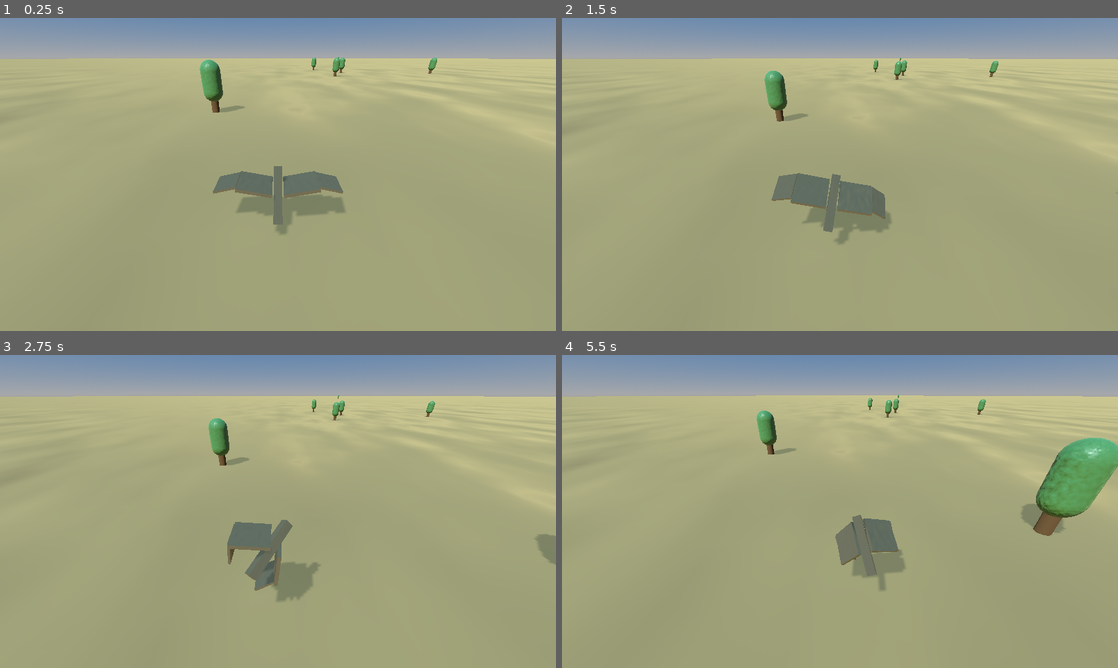
Above: before the commit, frames 1-4 (two rows, left to right).
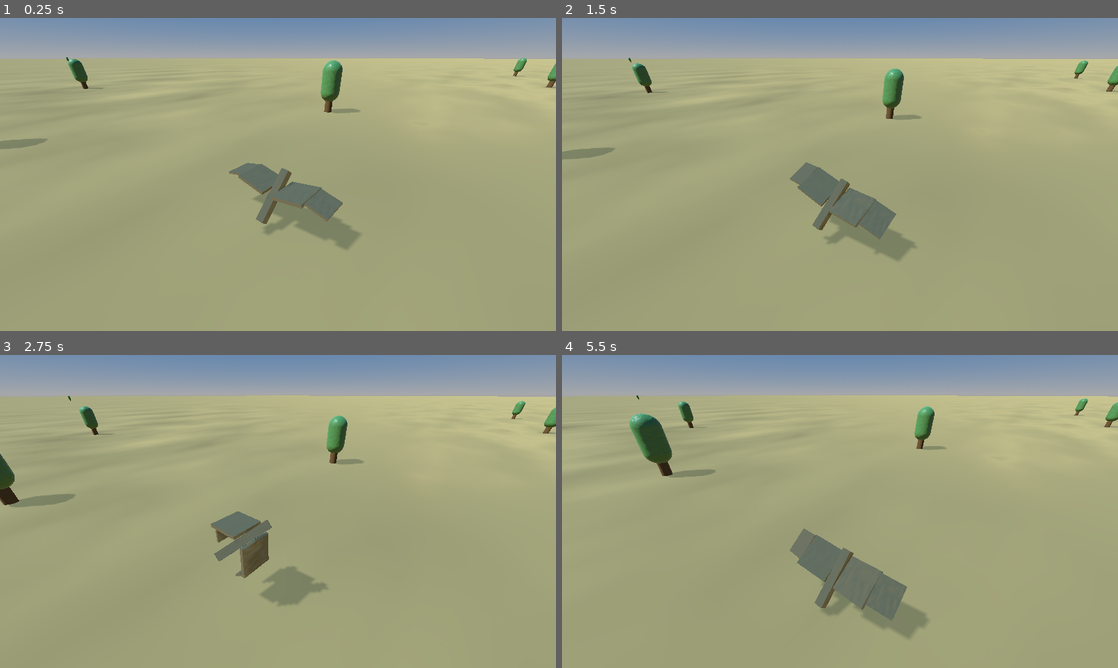
Above: after the commit, the same moments.

Repository: westonkelliher/GodotDemos
Game: Godot game, scene res://world.tscn
The game is run twice, just before and just after one commit, with the same random seed, the same clock (stepped at 60 frames per second) and the same inputs.
Inputs (mouse positions are in pixels of both pictures, inside the frame that each line leads up to):
- Up to frame 1 (0.25 s): no input
- Up to frame 2 (1.5 s): tap Enter (ui_accept) at 0.5, 0.8, 1.35 s; move the mouse to (962, 158) at 0.52 s; press the mouse at (962, 158) at 0.53 s; hold D (right) 0.53-1.28 s; tap Space (flap, bound only after the commit) at 0.77, 1.07 s; move the mouse to (728, 190) at 1.27 s; release the mouse at (728, 190) at 1.28 s; hold S (backward) from 1.28 s (still down)
- Up to frame 3 (2.75 s): tap Space (flap, bound only after the commit) at 1.52, 1.55, 1.82 s; move the mouse to (333, 442) at 2.02 s; release S (backward) at 2.03 s; hold D (right) from 2.03 s (still down); hold Space (flap, bound only after the commit) from 2.03 s (still down); click (333, 442) at 2.3 s
- Up to frame 4 (5.5 s): move the mouse to (812, 574) at 2.77 s; release D (right) at 2.78 s; release Space (flap, bound only after the commit) at 2.78 s; hold W (forward) 2.78-3.53 s; click (812, 574) at 2.85 s; tap Space (flap, bound only after the commit) at 3.02, 3.32, 3.77, 3.8, 4.07, 4.52, 4.82 s; tap Enter (ui_accept) at 3.05 s; move the mouse to (1006, 558) at 3.52 s; hold Enter (ui_accept) 3.53-4.28 s; hold A (left) 3.53-5.03 s; move the mouse to (673, 464) at 4.27 s; click (673, 464) at 4.35 s; move the mouse to (867, 511) at 5.02 s; hold S (backward) from 5.03 s (still down); hold Enter (ui_accept) from 5.03 s (still down)

The runs differ from the first frame. In frame 1, 4.3% of the frame differs, in the area x 0-100%, y 12-74%; in frame 2, 4.2%; in frame 3, 4.6%; in frame 4, 10%, in the area x 0-100%, y 12-91%.

Commit message:
Flight: torso tilt

Diff:
--- a/Flight/bird.gd
+++ b/Flight/bird.gd
@@ -7,11 +7,22 @@
 # Get the gravity from the project settings to be synced with RigidBody nodes.
 var gravity: float = ProjectSettings.get_setting("physics/3d/default_gravity")
 
-var MIN_GRAV_MULT := 0.12
+var MIN_GRAV_MULT := 0.10 # flat wings parallel with the ground
+var GRAV_FROM_FLAPPED := 0.20 # additional gravity when wings are fully flapped
 var MAX_GRAV_MULT := 0.30
+
 # lift
 const LIFT_MULT := 3.0
 const DIFT_MULT := 0.8
+
+# torso tilt
+const MAX_TORSO_TILT_SPEED := 1.0 # as fraction not in radians
+const TORSO_TILT_ACC := 0.5
+const TORSO_DETILT_ACC := 2.0
+const TORSO_TILT_START := -PI/4.0
+const TORSO_TILT_END := -PI/2.0
+var torso_tilt_speed := 0.0
+var torso_tilt := 0.0 # min 0.0 max 1.0
 
 # flap
 # : negative number means downward position
@@ -48,17 +59,21 @@
 # : set by click drag y-distance
 # : proportional to body pitch speed
 var MAX_TIP_PITCH := 0.7
-var MIN_TIP_PITCH := 0.7
-var TIP_PITCH_RATE := 0.01
+var MIN_TIP_PITCH := -0.7
+var MAX_TIP_PITCH_DIST := 200.0
+var TIP_PITCH_RATE := 0.05
+var tip_pitch := 0.0
 
 # mouse drags
 var drag_start := Vector2.ZERO # relative to center of screens
-
+var is_dragging := false
+
+#### Builtins ####
 func _process(delta: float) -> void:
 	$D/Vecs.global_position = global_position
 
-
 func _physics_process(delta: float) -> void:
+	handle_torso_tilt(delta)
 	handle_flap(delta)
 	handle_wing_pitch(delta)
 	handle_wing_roll(delta)
@@ -85,14 +100,19 @@
 	else:
 		body_roll_speed *= pow(STATIC_BODY_ROLL_DAMPING, delta)
 	#
+	# pitching
+	rotation.x += tip_pitch * TIP_PITCH_RATE
+	#
 	# gravity and velocity damping
 	if is_on_floor():
 		# TODO: proper drag
 		velocity *= pow(0.1, delta)
 		# return rotations
 		rotation.z = move_toward(rotation.z, 0, 1.5*delta)
-	else:
-		velocity *= pow(0.8, delta)
+		torso_tilt = move_toward(torso_tilt, 0, 1.5*delta)
+		torso_tilt_speed = 0.0
+	else:
+		velocity *= pow(0.95, delta)
 		# Add the gravity.
 		var grav_dif := MAX_GRAV_MULT - MIN_GRAV_MULT
 		var grav_mult: float = MIN_GRAV_MULT + grav_dif*abs(sin(flap_angle))
@@ -106,21 +126,32 @@
 
 	move_and_slide()
 
+
+#### Wing Helpers ####
+# wing flap
+func handle_torso_tilt(delta: float) -> void:
+	if flap_speed < 0.1:
+		# not flapping - so lift up torso
+		torso_tilt_speed = move_toward(torso_tilt_speed, MAX_TORSO_TILT_SPEED, TORSO_TILT_ACC*delta)
+	else:
+		# flapping - so deploy torso
+		torso_tilt_speed = move_toward(torso_tilt_speed, -MAX_TORSO_TILT_SPEED, TORSO_DETILT_ACC*delta)
+	torso_tilt += torso_tilt_speed*delta
+	if torso_tilt > 1.0:
+		torso_tilt = 1.0
+		torso_tilt_speed = 0.0
+	elif torso_tilt < 0.0:
+		torso_tilt = 0.0
+		torso_tilt_speed = 0.0
+	$Body.rotation.x = torso_tilt * TORSO_TILT_END + (1.0 - torso_tilt) * TORSO_TILT_START
+
 # wing flap
 func handle_flap(delta: float) -> void:
-	if Input.is_action_pressed("ui_accept") and flap_angle > MIN_FLAP_ANGLE:
+	if Input.is_action_pressed("flap") and flap_angle > MIN_FLAP_ANGLE:
 		flap_speed = move_toward(flap_speed, -MAX_FLAP_SPEED, FLAP_ACC*delta)
-	elif !Input.is_action_pressed("ui_accept") and flap_angle < MAX_FLAP_ANGLE:
+	elif !Input.is_action_pressed("flap") and flap_angle < MAX_FLAP_ANGLE:
 		flap_speed = move_toward(flap_speed, MAX_FLAP_SPEED, FLAP_ACC*delta)
-	#wing_pitch += pitch_speed*delta
-	#if wing_pitch > MAX_WING_PITCH:
-		#wing_pitch = MAX_WING_PITCH
-		#pitch_speed = 0.0
-	#elif wing_pitch < MIN_WING_PITCH:
-		#wing_pitch = MIN_WING_PITCH
-		#pitch_speed = 0.0
-	#ap_speed, MAX_FLAP_SPEED, FLAP_ACC*delta)
-	#
+
 	flap_angle += flap_speed*delta
 	if flap_angle > MAX_FLAP_ANGLE:
 		flap_angle = MAX_FLAP_ANGLE
@@ -174,14 +205,27 @@
 
 # mouse drags
 func handle_mouse_drags(delta: float) -> void:
+	# calculate drag vector
 	if Input.is_action_just_pressed("clickdown"):
 		drag_start = get_relative_mouse_pos()
-
+	is_dragging = Input.is_action_pressed("clickdown")
+	var drag_vec := Vector2.ZERO
+	if is_dragging:
+		drag_vec = get_relative_mouse_pos() - drag_start
+	#
+	tip_pitch = -drag_vec.y / MAX_TIP_PITCH_DIST
+	tip_pitch = max(MIN_TIP_PITCH, min(MAX_TIP_PITCH, tip_pitch))
+
+	#
+	$Wings/LeftWing.set_tip_pitch(tip_pitch)
+	$Wings/RightWing.set_tip_pitch(tip_pitch)
+
+
+#### Utility ####
 func get_relative_mouse_pos() -> Vector2:
 	var screen_center := get_viewport().get_visible_rect().size / 2.0
 	var mouse_p := get_viewport().get_mouse_position() - screen_center
 	return mouse_p
-
 
 # takes in any angle and returns an equivalent angle between -PI and PI
 func wrap_angle(angle: float) -> float:
--- a/Flight/project.godot
+++ b/Flight/project.godot
@@ -51,3 +51,8 @@
 "events": [Object(InputEventMouseButton,"resource_local_to_scene":false,"resource_name":"","device":-1,"window_id":0,"a …(258 unchanged characters)…
 ]
 }
+flap={
+"deadzone": 0.5,
+"events": [Object(InputEventKey,"resource_local_to_scene":false,"resource_name":"","device":-1,"window_id":0,"alt_pressed":false,"shift_pressed":false,"ctrl_pressed":false,"meta_pressed":false,"pressed":false,"keycode":0,"physical_keycode":32,"key_label":0,"unicode":32,"echo":false,"script":null)
+]
+}
--- a/Flight/wing.gd
+++ b/Flight/wing.gd
@@ -5,6 +5,7 @@
 var flap_angle := 0.0
 var pitch := 0.0
 var roll := 0.0
+var tip_pitch := 0.0
 
 func _process(delta: float) -> void:
 	pass
@@ -19,9 +20,12 @@
 	pitch = angle
 	position_wing()
 
-
 func set_roll(angle: float) -> void:
 	roll = angle
+	position_wing()
+
+func set_tip_pitch(angle: float) -> void:
+	tip_pitch = angle
 	position_wing()
 
 #
@@ -29,4 +33,4 @@
 	$F1.rotation.z = flap_angle
 	$F1/F2.rotation.z = roll + flap_angle*0.8 - 0.6
 	$F1.rotation.x = pitch
-	$F1/F2.rotation.x = pitch*0.2
+	$F1/F2.rotation.x = pitch*0.2 + tip_pitch
--- a/Flight/world.gd
+++ b/Flight/world.gd
@@ -1,7 +1,7 @@
 extends Node3D
 
 
-const CAM_SPRING := 0.1 # 90% per second
+const CAM_SPRING := 0.06 # 94% per second
 const CAM_SPRING_MULT := 2.0 # square the distance
 
 
--- a/Flight/world.tscn
+++ b/Flight/world.tscn
@@ -77,6 +77,7 @@
 transform = Transform3D(1, 0, 0, 0, 1, 0, 0, 0, 1, 0, 0.739705, 0)
 
 [node name="CamPivot" type="Node3D" parent="."]
+transform = Transform3D(0.771602, 0, 0.636105, 0, 1, 0, -0.636105, 0, 0.771602, 0, 0, 0)
 
 [node name="Camera" type="Camera3D" parent="CamPivot"]
 transform = Transform3D(1, 0, 0, 0, 0.866025, 0.5, 0, -0.5, 0.866025, 0, 2.5, 3)
